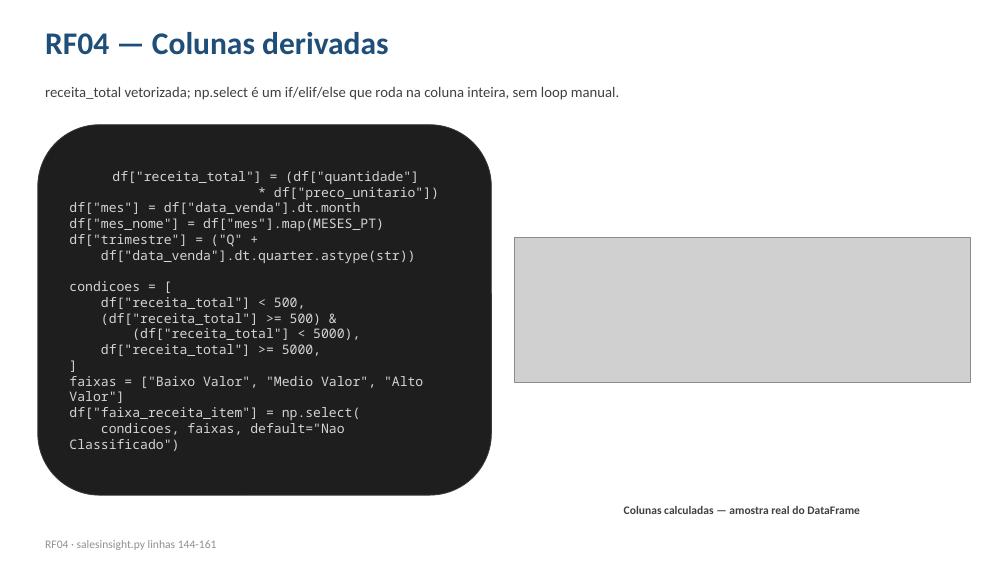
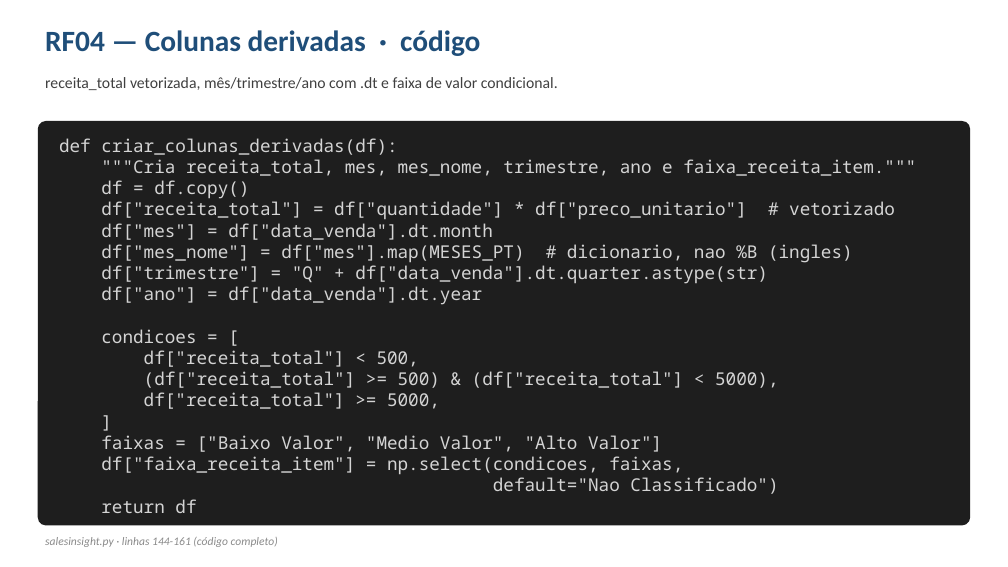
Before and after one commit to petersongardin/SalesInsight-PY, a slide deck: slide 10 of SalesInsight_PY.pptx (slide 6 before the commit). Drawn at 1008x567 pixels with LibreOffice and Linux fonts; fonts in the diff are those of the drawing; grey boxes stand for pictures. Boxes give left, top, right and bottom in pixels: in the first picture for what was removed or moved away, otherwise in the second. Text is boxed around its words. In the diff, an @@ line names an element or a change of style, - is before the commit and + after.

```diff
--- a/SalesInsight_PY.pptx
+++ b/SalesInsight_PY.pptx
@@ text at <box>45,30,480,56</box>: text changed; size 30 to 28 pt @@
-RF04 — Colunas derivadas
+RF04 — Colunas derivadas · código
@@ text removed at <box>45,86,619,100</box> @@
-receita_total vetorizada; np.select é um if/elif/else que roda na coluna inteira, sem loop manual.
@@ text added at <box>45,77,558,90</box>, 15 pt, text #404040 @@
+receita_total vetorizada, mês/trimestre/ano com .dt e faixa de valor condicional.
@@ rounded rectangle "def criar_colunas_derivadas(df):": place and size @@
-rounded rectangle "def criar_colunas_derivadas(df):" at <box>38,125,492,495</box>
+rounded rectangle "def criar_colunas_derivadas(df):" at <box>38,121,970,526</box>
@@ rounded rectangle "def criar_colunas_derivadas(df):" at <box>38,121,970,526</box>: vertical alignment middle to top; outline #3A3A3A 0.75 pt to none; proportions changed @@
@@ text in rounded rectangle at <box>59,138,916,220</box>: text changed; size 12.5 to 16.8 pt @@
-df["receita_total"] = (df["quantidade"]
-* df["preco_unitario"])
+def criar_colunas_derivadas(df):
+"""Cria receita_total, mes, mes_nome, trimestre, ano e faixa_receita_item."""
+df = df.copy()
+df["receita_total"] = df["quantidade"] * df["preco_unitario"] # vetorizado
@@ text in rounded rectangle at <box>101,223,662,452</box>: size 12.5 to 16.8 pt in "df["mes"] = df["data_venda"].dt.month", "condicoes = [", "df["receita_total"] < 500,", "df["receita_total"] >= 5000," and 2 more places @@
@@ picture removed at <box>514,237,970,383</box> @@
@@ text in rounded rectangle at <box>101,244,853,305</box>: text changed; size 12.5 to 16.8 pt @@
-df["mes_nome"] = df["mes"].map(MESES_PT)
-df["trimestre"] = ("Q" +
-df["data_venda"].dt.quarter.astype(str))
+df["mes_nome"] = df["mes"].map(MESES_PT) # dicionario, nao %B (ingles)
+df["trimestre"] = "Q" + df["data_venda"].dt.quarter.astype(str)
+df["ano"] = df["data_venda"].dt.year
@@ text in rounded rectangle at <box>144,371,779,388</box>: text changed; size 12.5 to 16.8 pt @@
-(df["receita_total"] >= 500) &
-(df["receita_total"] < 5000),
+(df["receita_total"] >= 500) & (df["receita_total"] < 5000),
@@ text in rounded rectangle at <box>101,456,778,513</box>: text changed; size 12.5 to 16.8 pt @@
-df["faixa_receita_item"] = np.select(
-condicoes, faixas, default="Nao Classificado")
+df["faixa_receita_item"] = np.select(condicoes, faixas,
+default="Nao Classificado")
+return df
@@ text removed at <box>624,506,860,514</box> @@
-Colunas calculadas — amostra real do DataFrame
@@ text at <box>45,537,278,547</box>: text changed; text colour #909090 to #8A8A8A; italic on @@
-RF04 · salesinsight.py linhas 144-161
+salesinsight.py · linhas 144-161 (código completo)
```
Also in this commit, not shown: 18 other slides changed, 19 slides added, 2 slides removed, 15 other files.
